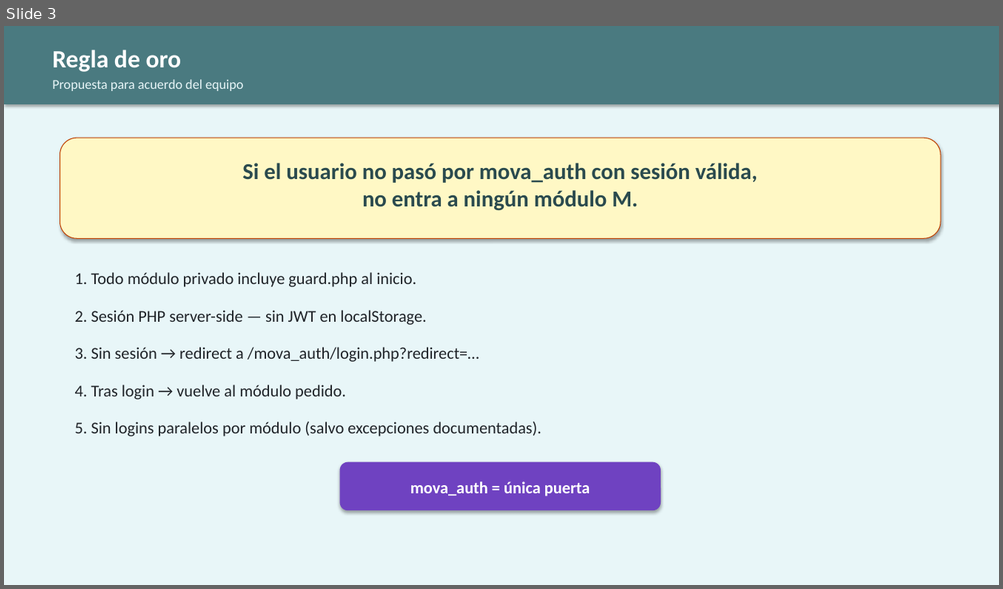
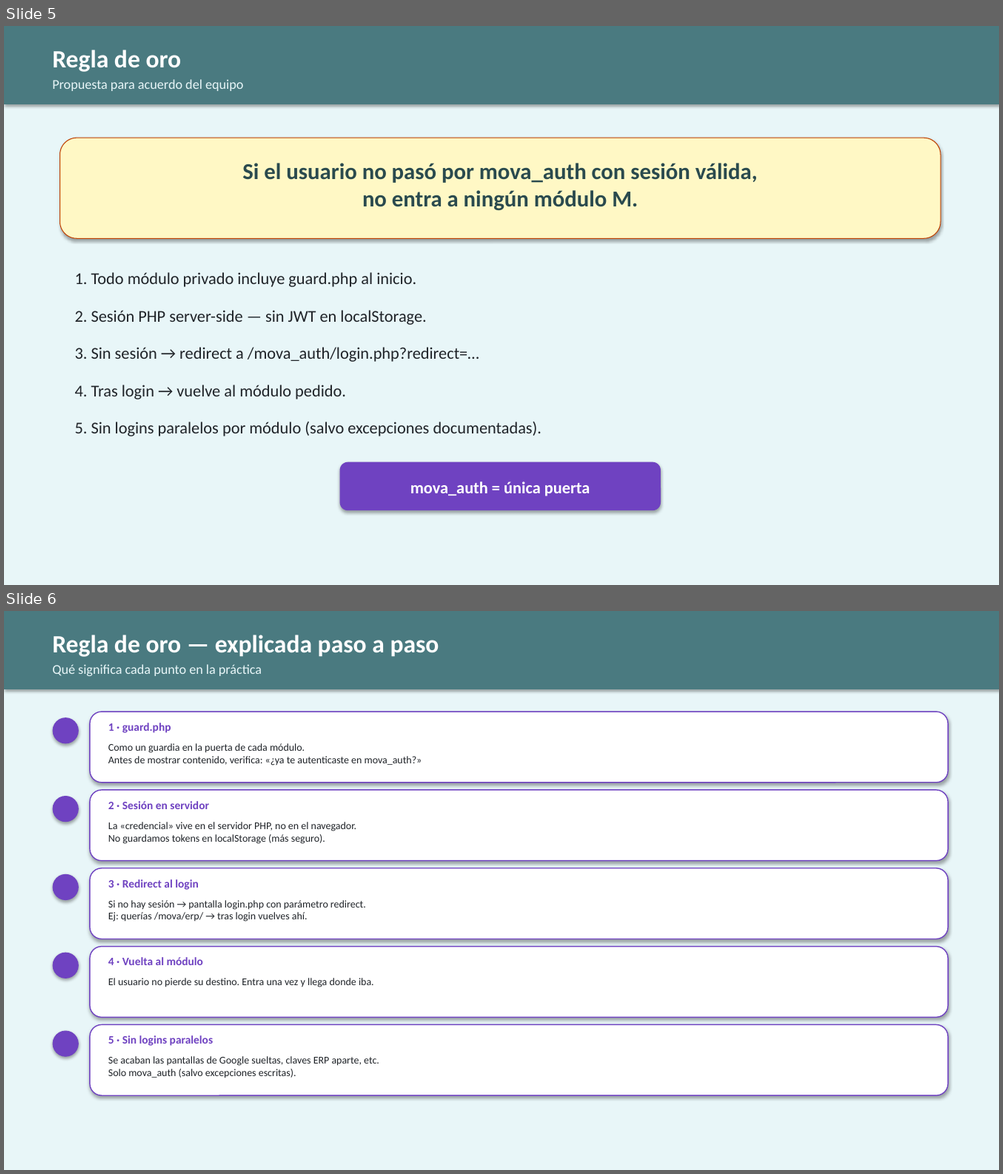
Before and after one commit to JosefaOgalde/organizacion, a slide deck: index/clientes/mkof/MOVA-D2-Reglas-mova_auth.pptx. Shown one above the other, each under a label of ours: slide 3 before the commit, slides 5 and 6 after it. The pictures are 1003x589 and 1003x1174 pixels, drawn with LibreOffice and Linux fonts; fonts in the diff are those of the drawing. Boxes give left, top, right and bottom in pixels: in the first picture for what was removed or moved away, otherwise in the second. Text is boxed around its words. In the diff, an @@ line names an element or a change of style, - is before the commit and + after.

```diff
--- a/index/clientes/mkof/MOVA-D2-Reglas-mova_auth.pptx
+++ b/index/clientes/mkof/MOVA-D2-Reglas-mova_auth.pptx
@@ slide 6 added at box(4, 611, 999, 1170), background #E8F6F8 @@
@@ rectangle added at box(4, 611, 999, 689), fill #4A7A80 @@
@@ text added at box(52, 635, 439, 657), 24 pt, text #FFFFFF, bold @@
+Regla de oro — explicada paso a paso
@@ text added at box(52, 664, 262, 676), 13 pt, text #E8F6F8 @@
+Qué significa cada punto en la práctica
@@ ellipse added at box(53, 718, 79, 743), fill #6F42C1 @@
@@ rounded rectangle added at box(90, 712, 948, 783), fill #FFFFFF, outline #6F42C1 1 pt @@
@@ text added at box(108, 723, 171, 733), 11 pt, text #6F42C1, bold @@
+1 · guard.php
@@ text added at box(108, 743, 422, 766), 10 pt, text #1F2328 @@
+Como un guardia en la puerta de cada módulo.
+Antes de mostrar contenido, verifica: «¿ya te autenticaste en mova_auth?»
@@ ellipse added at box(53, 796, 79, 822), fill #6F42C1 @@
@@ rounded rectangle added at box(90, 790, 948, 861), fill #FFFFFF, outline #6F42C1 1 pt @@
@@ text added at box(108, 801, 209, 809), 11 pt, text #6F42C1, bold @@
+2 · Sesión en servidor
@@ text added at box(108, 822, 357, 844), 10 pt, text #1F2328 @@
+La «credencial» vive en el servidor PHP, no en el navegador.
+No guardamos tokens en localStorage (más seguro).
@@ ellipse added at box(53, 874, 79, 900), fill #6F42C1 @@
@@ rounded rectangle added at box(90, 869, 948, 940), fill #FFFFFF, outline #6F42C1 1 pt @@
@@ text added at box(108, 880, 198, 890), 11 pt, text #6F42C1, bold @@
+3 · Redirect al login
@@ text added at box(108, 900, 366, 922), 10 pt, text #1F2328 @@
+Si no hay sesión → pantalla login.php con parámetro redirect.
+Ej: querías /mova/erp/ → tras login vuelves ahí.
@@ ellipse added at box(53, 953, 79, 979), fill #6F42C1 @@
@@ rounded rectangle added at box(90, 947, 948, 1017), fill #FFFFFF, outline #6F42C1 1 pt @@
@@ text added at box(108, 957, 203, 965), 11 pt, text #6F42C1, bold @@
+4 · Vuelta al módulo
@@ text added at box(108, 978, 374, 988), 10 pt, text #1F2328 @@
+El usuario no pierde su destino. Entra una vez y llega donde iba.
@@ ellipse added at box(53, 1031, 79, 1057), fill #6F42C1 @@
@@ rounded rectangle added at box(90, 1025, 948, 1096), fill #FFFFFF, outline #6F42C1 1 pt @@
@@ text added at box(108, 1036, 213, 1046), 11 pt, text #6F42C1, bold @@
+5 · Sin logins paralelos
@@ text added at box(108, 1056, 379, 1079), 10 pt, text #1F2328 @@
+Se acaban las pantallas de Google sueltas, claves ERP aparte, etc.
+Solo mova_auth (salvo excepciones escritas).
@@ what was slide 3 is now slide 5 @@
```
Also in this commit, not shown: 6 other slides added, 4 other files.
